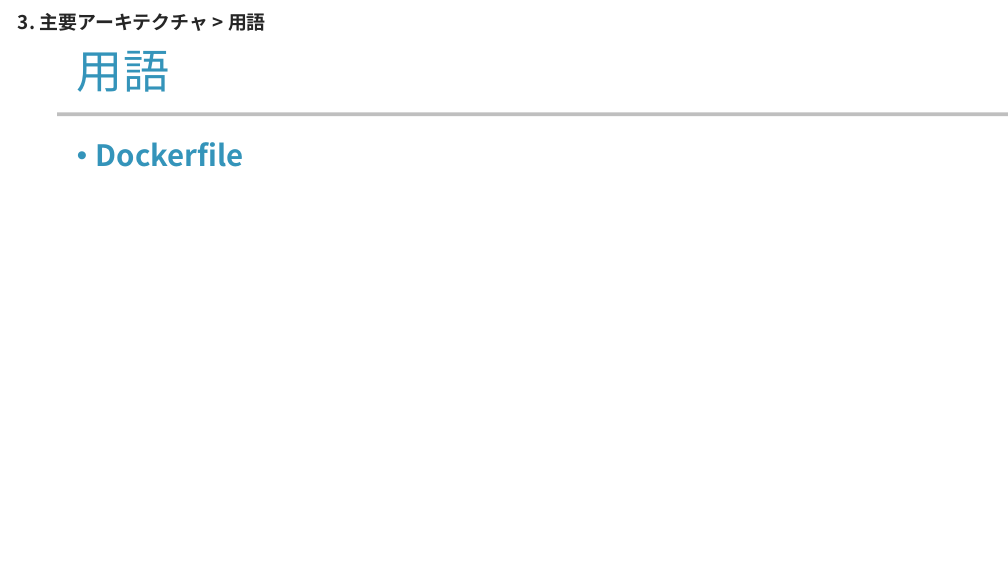
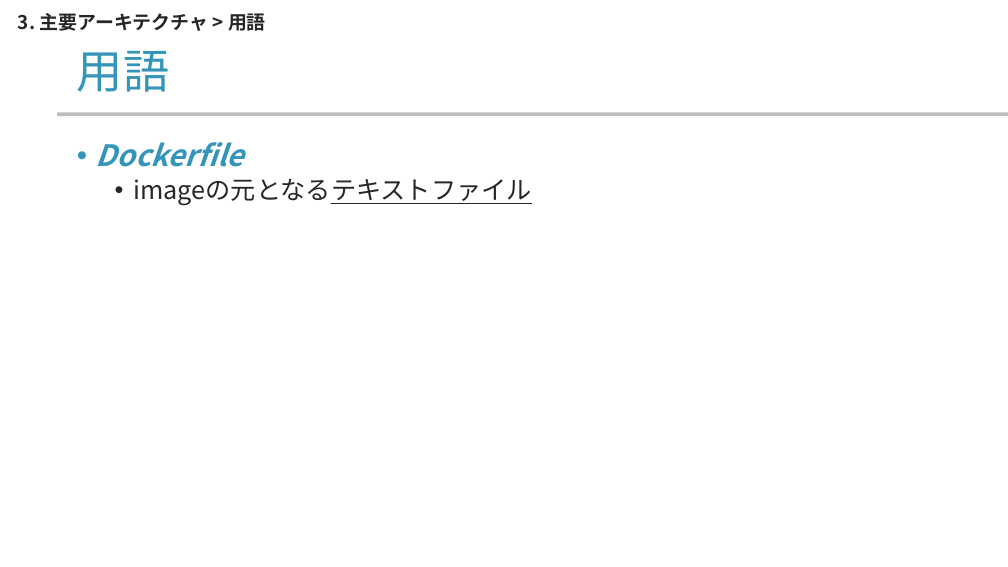
Before and after one commit to yamada-ai/java-prac, a slide deck: slide 12 of docker-container.pptx. Drawn at 1008x567 pixels with LibreOffice and Linux fonts; fonts in the diff are those of the drawing; background and template pictures are left out. Boxes give left, top, right and bottom in pixels: in the first picture for what was removed or moved away, otherwise in the second. Text is boxed around its words. In the diff, an @@ line names an element or a change of style, - is before the commit and + after.

Commit message:
pptx docker v3

```diff
--- a/docker-container.pptx
+++ b/docker-container.pptx
@@ text at (96, 142, 244, 167): italic on in "Dockerfile" @@
@@ text at (134, 179, 532, 206): paragraph added @@
+  • imageの元となるテキストファイル
```
Also in this commit, not shown: 4 other slides changed, 2 slides added.
